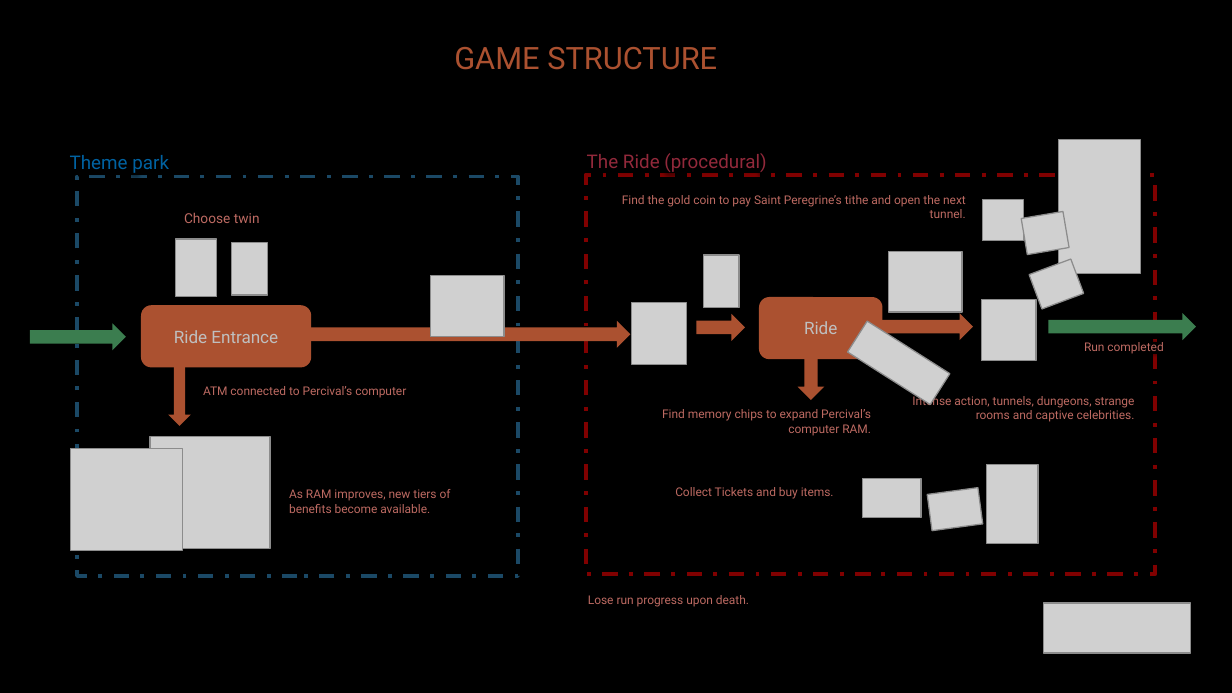
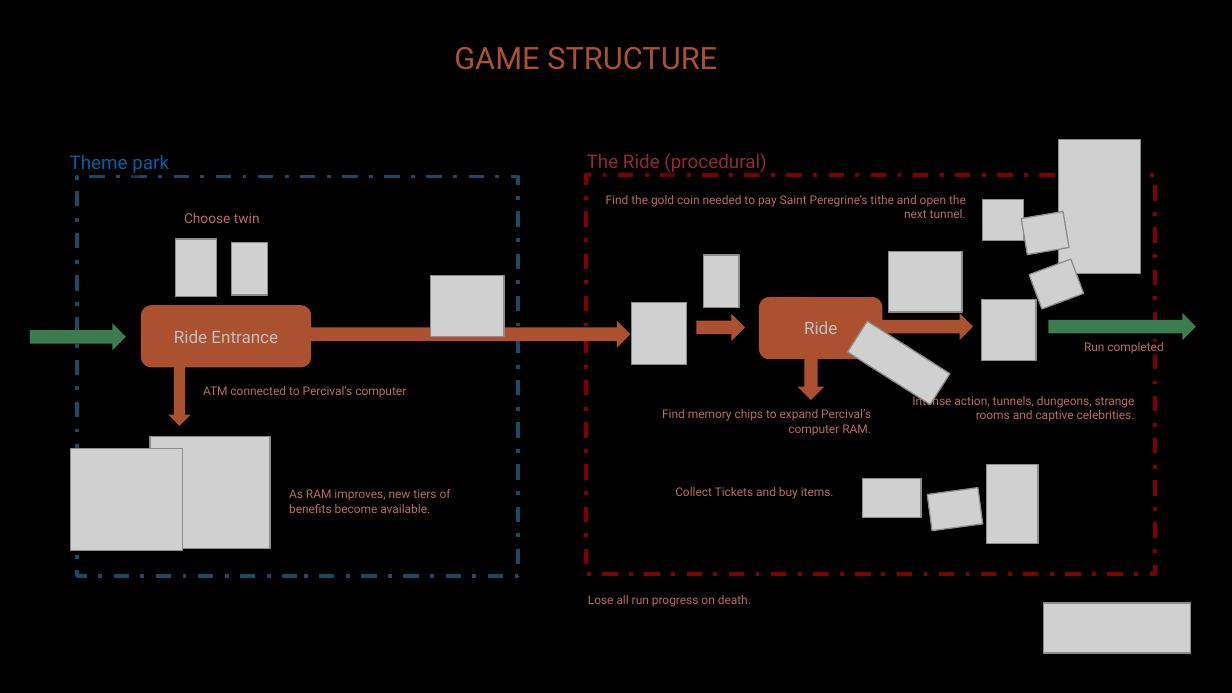
Before and after one commit to diegohcanepa/Remizione, a slide deck: slide 7 of Pitch Deck.pptx. Drawn at 1232x693 pixels with LibreOffice and Linux fonts; fonts in the diff are those of the drawing; grey boxes stand for pictures; background and template pictures are left out. Boxes give left, top, right and bottom in pixels: in the first picture for what was removed or moved away, otherwise in the second. Text is boxed around its words. In the diff, an @@ line names an element or a change of style, - is before the commit and + after.

```diff
--- a/Pitch Deck.pptx
+++ b/Pitch Deck.pptx
@@ text at <box>606,195,966,218</box>: text changed @@
-Find the gold coin to pay Saint Peregrine’s tithe and open the next tunnel.
+Find the gold coin needed to pay Saint Peregrine’s tithe and open the next tunnel.
@@ text at <box>588,595,751,607</box>: text changed @@
-Lose run progress upon death.
+Lose all run progress on death.
```
Also in this commit, not shown: 3 other slides changed, 12 other files.
